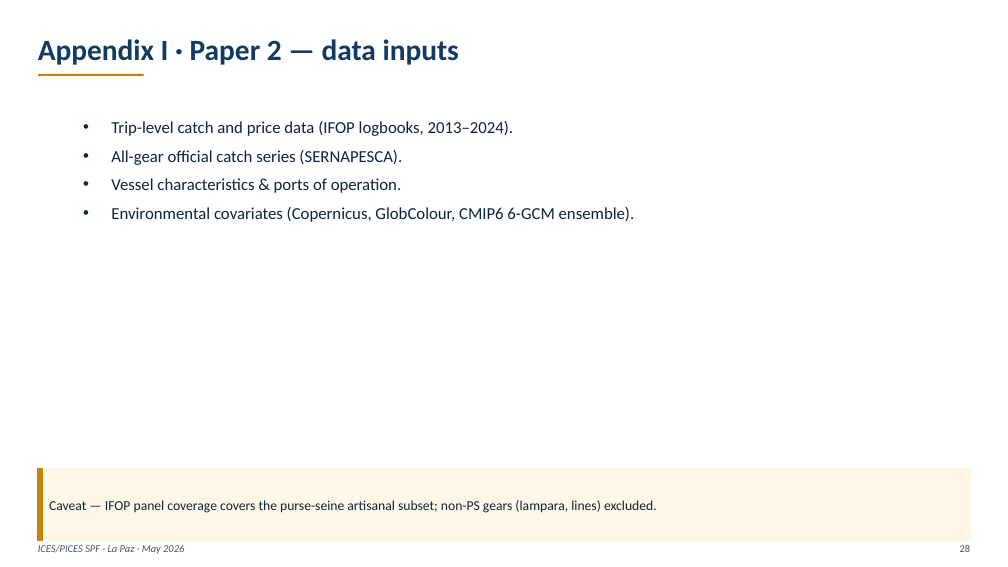
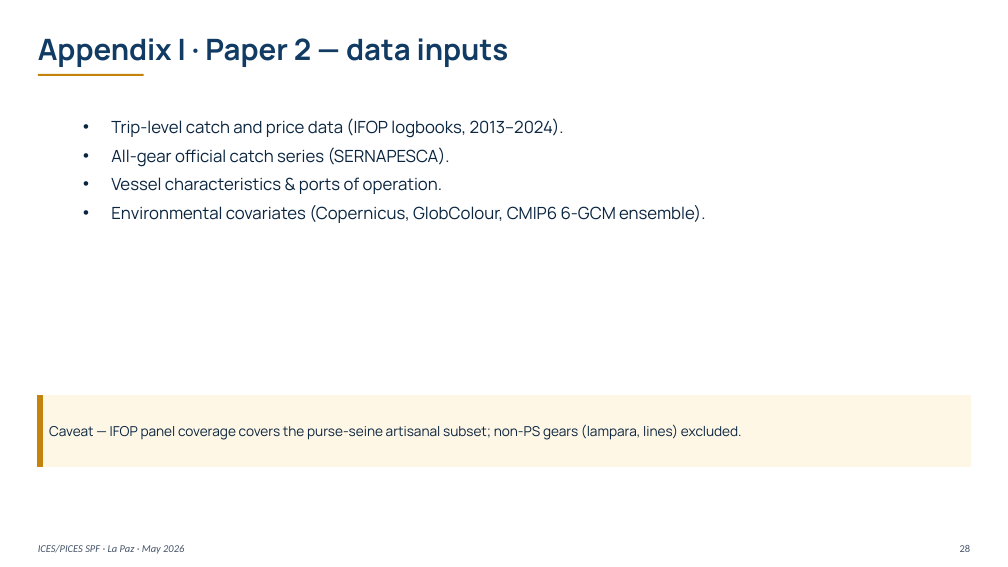
Before and after one commit to fquezadae/Impact-of-Environmental-Variability-on-Harvest, a slide deck: slide 28 of slides/slides_PICES.pptx. Drawn at 1008x567 pixels with LibreOffice and Linux fonts; fonts in the diff are those of the drawing. Boxes give left, top, right and bottom in pixels: in the first picture for what was removed or moved away, otherwise in the second. Text is boxed around its words. In the diff, an @@ line names an element or a change of style, - is before the commit and + after.

```diff
--- a/slides/slides_PICES.pptx
+++ b/slides/slides_PICES.pptx
@@ 2 rectangles, 1 text: place and size @@
-2 rectangles, 1 text at [38,469,970,541]
+2 rectangles, 1 text at [38,395,970,467]
@@ font Calibri to Manrope in 3 elements at [38,38,509,67], [111,118,705,223], [49,424,742,440] @@
```
Also in this commit, not shown: 9 other slides changed, 2 other files.
